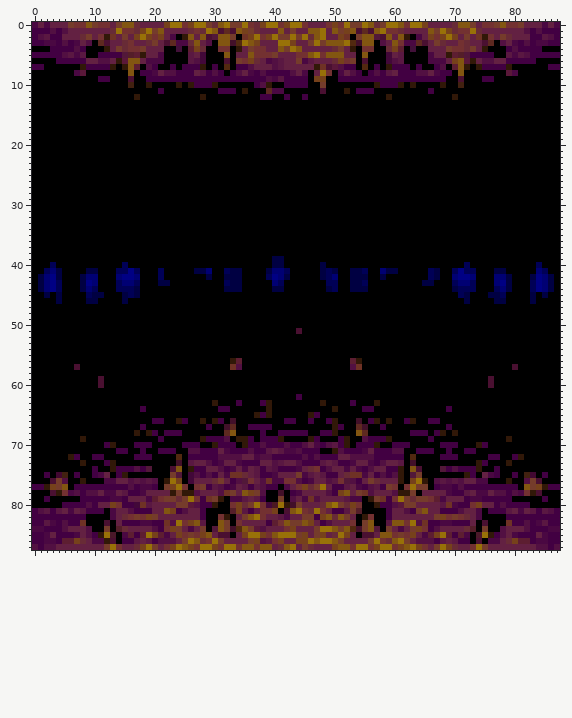
A sprite sheet gets an edit: IBbasic/IBbasic/Assets/tiles/bd_dd2.png. The picture above was drawn from the file before the commit.
The file is 88x88 pixels. Colours within 5 levels of each other are drawn and written as one.
After:
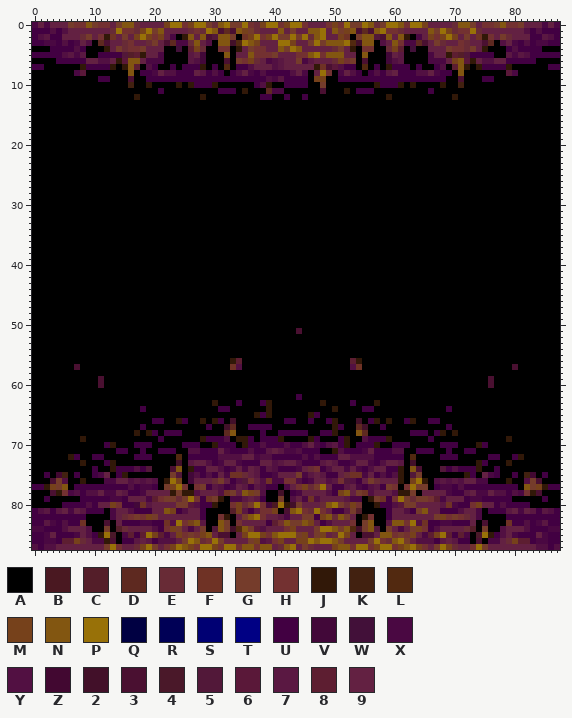
Palette (. is transparent): A #000000  B #4a1821  C #541e29  D #5e2920  E #682b36  F #6f3225  G #753c2b  H #733131  J #311808  K #422110  L #522910  M #76411b  N #825611  P #987108  Q #000042  R #000056  S #000073  T #000084  U #420042  V #420839  W #421039  X #4a0842  Y #521042  Z #420831  2 #421029  3 #4a1031  4 #4a1829  5 #521839  6 #5a1839  7 #5a1842  8 #5d1e31  9 #632142
Edits made:
Colour A replaces colour Q in row 39 at x 40 to 41; in row 40 at x 40 to 41 and 48; in row 41 at x 4, 9 to 10, 27 to 28, 33 to 34, 39, 48, 50, 53 to 54, 59 to 60, 67 and 77 to 78; in row 42 at x 1, 4, 8, 29, 32 to 34, 42, 48, 53 to 55, 58, 67, 79, 83 and 86; in row 43 at x 1, 8, 21 to 22, 33 to 34, 53 to 54, 65 to 66, 79 and 86; in row 44 at x 1, 8, 17, 32 to 34, 40 to 41, 49, 53 to 55, 70, 79 and 86.
Colour A replaces colour Q in row 45 at x 2, 4, 10 to 11, 15, 17, 72, 76 to 77, 83 and 85; in row 46 at x 4, 9 to 10, 15, 72, 77 to 78 and 83.
Colour A replaces colour R in row 40 at x 3, 15, 72 and 84; in row 41 at x 2, 14 to 15, 17, 21, 32, 42, 49, 55, 66, 70, 72 to 73 and 85; in row 42 at x 21, 39, 49 and 66; in row 43 at x 4, 14, 17, 32, 41, 49 to 50, 55, 70, 73 and 83; in row 44 at x 4, 10, 14 to 16, 50, 71 to 73, 77 and 83; in row 45 at x 9, 16, 71 and 78.
Colour A replaces colour S in row 41 at x 3, 29, 40 to 41, 58 and 84; in row 42 at x 2, 9 to 10, 14, 17, 41, 50, 70, 73, 77 to 78 and 85; in row 43 at x 2, 10, 15 to 16, 40, 71 to 72, 77 and 85; in row 44 at x 2, 9, 78 and 85.
Colour A replaces colour T in row 41 at x 16 and 71; in row 42 at x 3, 15 to 16, 40, 71 to 72 and 84; in row 43 at x 3, 9, 78 and 84; in row 44 at x 3 and 84.
